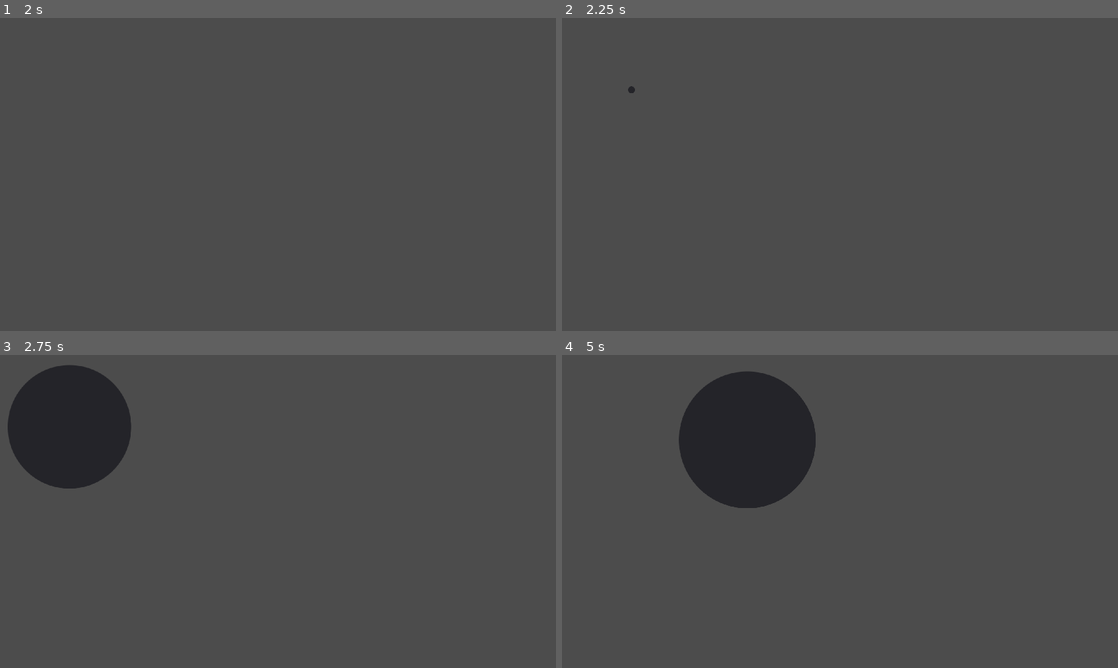
Above: before the commit, frames 1-4 (two rows, left to right).
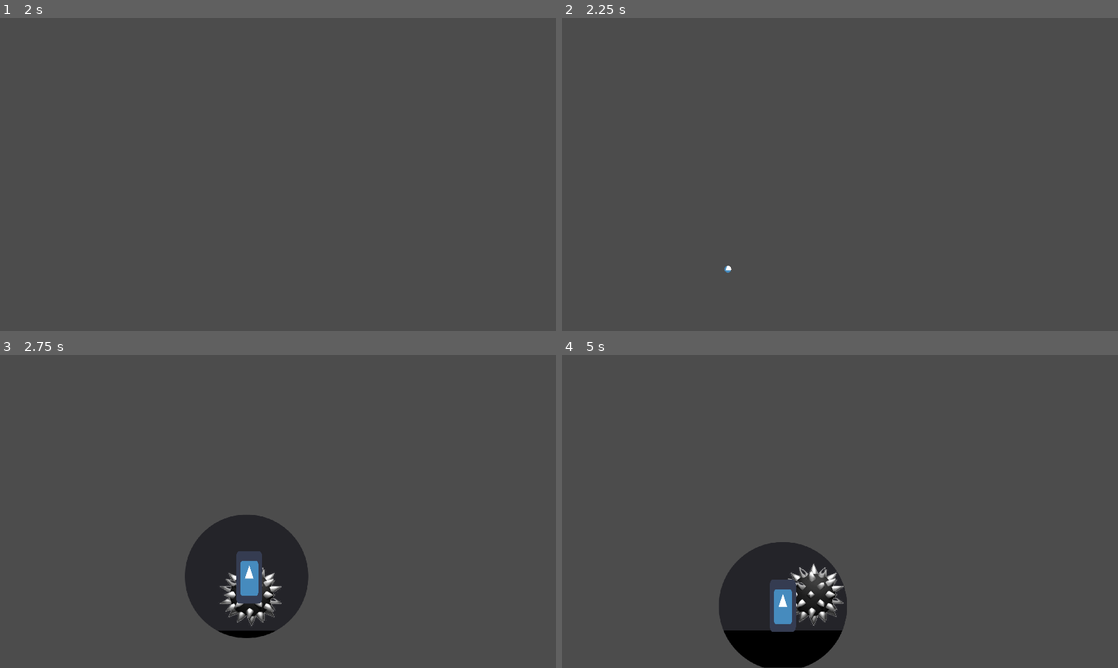
Above: after the commit, the same moments.

Repository: btzr-io/gwj-25
Game: Godot game, scene res://scenes/main_screen.tscn
The game is run twice, just before and just after one commit, with the same random seed, the same clock (stepped at 60 frames per second) and the same inputs. The engine's default icon, where the game draws it, is replaced by a stand-in: a white triangle on a blue panel in a dark square.
Inputs (mouse positions are in pixels of both pictures, inside the frame that each line leads up to):
- Up to frame 1 (2 s): move the mouse to (400, 158) at 0.52 s; hold Right (player_move_right) 0.53-1.25 s; hold Space (player_toggle) 0.53-1.25 s; tap Up (player_jump) at 0.77 s; click "start" at 1.25 s
- Up to frame 2 (2.25 s): move the mouse to (728, 190) at 2.02 s; hold Right (player_move_right) from 2.03 s (still down); tap Space (player_toggle) at 2.1 s
- Up to frame 3 (2.75 s): keep holding Right (player_move_right); tap Up (player_jump) at 2.27 s
- Up to frame 4 (5 s): move the mouse to (895, 442) at 2.77 s; release Right (player_move_right) at 2.78 s; hold Left (player_move_left) 2.78-3.53 s; hold Space (player_toggle) 2.78-3.53 s; move the mouse to (812, 574) at 3.52 s; hold Right (player_move_right) from 3.53 s (still down); tap Space (player_toggle) at 3.6 s; tap Up (player_jump) at 3.77, 4.52 s; move the mouse to (1006, 558) at 4.27 s; hold Space (player_toggle) from 4.28 s (still down)

Frame 1 is identical in both runs. In frame 2, less than 0.1% of the frame differs, in the area x 11-31%, y 21-82%; in frame 3, 13%; in frame 4, 15%, in the area x 21-52%, y 5-100%.

Commit message:
inital aura implementation

Diff:
--- a/scenes/aura.tscn
+++ b/scenes/aura.tscn
@@ -1,8 +1,7 @@
-[gd_scene load_steps=4 format=2]
+[gd_scene load_steps=3 format=2]
 
 [ext_resource path="res://addons/sprite_mask/SpriteMask.gd" type="Script" id=1]
 [ext_resource path="res://scripts/aura.gd" type="Script" id=2]
-[ext_resource path="res://addons/sprite_mask/DefaultMask.png" type="Texture" id=3]
 
 [node name="Aura" type="Node"]
 script = ExtResource( 2 )
@@ -11,10 +10,4 @@
 
 [node name="SpriteMask" type="Node2D" parent="."]
 script = ExtResource( 1 )
-mask_texture = ExtResource( 3 )
 size = Vector2( 1920, 1080 )
-mask_position = Vector2( 0, 0 )
-mask_scale = 1.0
-follow_mouse = true
-show_trail = false
-layers_to_show = 1
--- a/scenes/player.tscn
+++ b/scenes/player.tscn
@@ -93,16 +93,6 @@
 "name": "dead",
 "speed": 15.0
 }, {
-"frames": [ ExtResource( 76 ), ExtResource( 43 ), ExtResource( 67 ), ExtResource( 55 ), ExtResource( 58 ), ExtResource( 35 ), ExtResource( 46 ), ExtResource( 60 ), ExtResource( 44 ), ExtResource( 56 ), ExtResource( 61 ), ExtResource( 38 ), ExtResource( 47 ), ExtResource( 75 ), ExtResource( 69 ) ],
-"loop": false,
-"name": "jump",
-"speed": 15.0
-}, {
-"frames": [ ExtResource( 26 ), ExtResource( 27 ), ExtResource( 12 ), ExtResource( 28 ), ExtResource( 6 ), ExtResource( 7 ), ExtResource( 8 ), ExtResource( 14 ), ExtResource( 9 ), ExtResource( 13 ), ExtResource( 15 ), ExtResource( 16 ), ExtResource( 73 ), ExtResource( 42 ), ExtResource( 37 ) ],
-"loop": true,
-"name": "walk",
-"speed": 15.0
-}, {
 "frames": [ ExtResource( 77 ) ],
 "loop": true,
 "name": "untail_we_get__anim",
@@ -111,6 +101,16 @@
 "frames": [ ExtResource( 40 ), ExtResource( 33 ), ExtResource( 59 ), ExtResource( 74 ), ExtResource( 68 ), ExtResource( 48 ), ExtResource( 63 ), ExtResource( 45 ), ExtResource( 70 ), ExtResource( 49 ), ExtResource( 57 ), ExtResource( 66 ), ExtResource( 39 ), ExtResource( 72 ), ExtResource( 41 ) ],
 "loop": true,
 "name": "run",
+"speed": 15.0
+}, {
+"frames": [ ExtResource( 26 ), ExtResource( 27 ), ExtResource( 12 ), ExtResource( 28 ), ExtResource( 6 ), ExtResource( 7 ), ExtResource( 8 ), ExtResource( 14 ), ExtResource( 9 ), ExtResource( 13 ), ExtResource( 15 ), ExtResource( 16 ), ExtResource( 73 ), ExtResource( 42 ), ExtResource( 37 ) ],
+"loop": true,
+"name": "walk",
+"speed": 15.0
+}, {
+"frames": [ ExtResource( 76 ), ExtResource( 43 ), ExtResource( 67 ), ExtResource( 55 ), ExtResource( 58 ), ExtResource( 35 ), ExtResource( 46 ), ExtResource( 60 ), ExtResource( 44 ), ExtResource( 56 ), ExtResource( 61 ), ExtResource( 38 ), ExtResource( 47 ), ExtResource( 75 ), ExtResource( 69 ) ],
+"loop": false,
+"name": "jump",
 "speed": 15.0
 } ]
 
--- a/scenes/world.tscn
+++ b/scenes/world.tscn
@@ -8,13 +8,14 @@
 [ext_resource path="res://scripts/world.gd" type="Script" id=6]
 [ext_resource path="res://scenes/danger_zones/spikes.tscn" type="PackedScene" id=7]
 [ext_resource path="res://scripts/camera.gd" type="Script" id=8]
-[ext_resource path="res://scenes/aura.tscn" type="PackedScene" id=9]
 
 [sub_resource type="RectangleShape2D" id=1]
 extents = Vector2( 971.976, 58.7301 )
 
 [node name="Root" type="Node2D"]
 script = ExtResource( 6 )
+
+[node name="CanvasLayer" type="CanvasLayer" parent="."]
 
 [node name="Dark_world" type="Node2D" parent="."]
 
@@ -59,6 +60,12 @@
 end_point = Vector2( -500, 0 )
 wait_time = 2.0
 
+[node name="Spikes" parent="." instance=ExtResource( 7 )]
+light_mask = 2
+position = Vector2( 865.499, 828.729 )
+collision_layer = 8
+collision_mask = 4
+
 [node name="Player" parent="." instance=ExtResource( 1 )]
 position = Vector2( 502.285, 847.929 )
 
@@ -70,13 +77,3 @@
 smoothing_enabled = true
 smoothing_speed = 4.0
 script = ExtResource( 8 )
-
-[node name="Spikes" parent="." instance=ExtResource( 7 )]
-light_mask = 2
-position = Vector2( 865.499, 828.729 )
-collision_layer = 8
-collision_mask = 4
-
-[node name="CanvasLayer" type="CanvasLayer" parent="."]
-
-[node name="Aura" parent="CanvasLayer" instance=ExtResource( 9 )]
--- a/scripts/aura.gd
+++ b/scripts/aura.gd
@@ -7,6 +7,7 @@
 
 export var active = false
 export var aura_scale = 1.0
+export var follow_mouse = false
 
 # Called when the node enters the scene tree for the first time.
 func _ready():
@@ -15,12 +16,8 @@
 	else:
 	   $SpriteMask.mask_scale = 0.0
 
-# Called every frame. 'delta' is the elapsed time since the previous frame.
-func _process(delta):
-	if Input.is_action_just_pressed("player_toggle"):
-		show()
-	if Input.is_action_just_released("player_toggle"):
-		hide()
+	$SpriteMask.follow_mouse = follow_mouse
+
 
 func show():
 	active = true
@@ -31,7 +28,7 @@
 		$Tween.start()
 
 func update_mask_position(target_position):
-	$SpriteMask.mask_position = Vector2.ZERO
+	$SpriteMask.mask_position = target_position
 
 
 func hide():
--- a/scripts/autoload/game_manager.gd
+++ b/scripts/autoload/game_manager.gd
@@ -1,9 +1,11 @@
 extends Node
 
 var current_level = null
-
+var current_scene = null
+var canvas_layer = null
 # Called when the node enters the scene tree for the first time.
 func _ready():
+	init_level()
 	pass # Replace with function body.
 
 func load_level(level):
@@ -11,3 +13,16 @@
 
 func exit():
 	get_tree().quit()
+
+
+func init_level():
+	current_scene = get_tree().current_scene
+
+	if current_scene:
+		canvas_layer = current_scene.get_node_or_null('CanvasLayer')
+		print_debug(canvas_layer)
+
+
+func find_canvas_layer():
+	init_level()
+	return canvas_layer
--- a/scripts/player.gd
+++ b/scripts/player.gd
@@ -8,6 +8,7 @@
 const ACCELERATION = 150
 const MAX_SPEED = 600
 const JUMP_HEIGHT = -900
+const AURA = preload("res://scenes/aura.tscn")
 
 const COLLISION_LAYER = {
 	# Layers: 4
@@ -24,12 +25,15 @@
 }
 
 #VARIABLES
+var aura = null
+var state = "light"
 var friction = false
 var motion = Vector2()
 var jump_count = 1
 var jumped = false
 
-var state = "light"
+func _ready():
+	create_aura()
 
 # Toggle dark / light mode
 func _process(delta):
@@ -43,13 +47,22 @@
 	state = "dark"
 	update_collisions(state)
 	$Sprite.modulate = Color(1, 0, 0)
+	aura.show()
 	# Show mask effect and change sprites....
 
 func light_mode():
 	state = "light"
 	update_collisions(state)
 	$Sprite.modulate = Color(1, 1, 1)
+	aura.hide()
 	# Hide mask effect and change sprites....
+
+func create_aura():
+	aura = AURA.instance()
+	print_debug(GM.canvas_layer)
+	var canvas_layer = GM.find_canvas_layer()
+	if canvas_layer != null:
+		canvas_layer.call_deferred("add_child", aura)
 
 func update_collisions(mode):
 	if mode == "light" or mode =="dark":
@@ -59,6 +72,8 @@
 #MOVEMENTS FUNCTION
 func _physics_process(delta):
 	motion.y += GRAVITY
+
+	aura.update_mask_position(position)
 
 	if state != "dead" and state != "sleep":
 		movement()
@@ -108,12 +123,14 @@
 		friction = true
 
 func respawn(new_position):
+	position = new_position
 	light_mode()
-	position = new_position
 
 func die():
+	light_mode()
 	state = "dead"
 	#$Sprite.play("dead")
+
 	$Camera2D.add_trauma(0.8)
 	emit_signal("player_die")
 	pass
--- a/scripts/world.gd
+++ b/scripts/world.gd
@@ -3,14 +3,13 @@
 var playerHasKey: bool = false
 var playerInitialPosition: Vector2
 
-
 func _ready():
+	GM.init_level()
 	$Key.connect("body_entered", self, "_on_key_body_entered")
 	$Portal.connect("body_entered", self, "_on_portal_body_entered")
 	$Player.connect("player_die", self, "_on_player_die")
+	playerInitialPosition = $Player.position
 
-	playerInitialPosition = $Player.position
-	pass
 
 func _on_key_body_entered(body):
 	if body == $Player:
Not shown: 1 places in scenes/world.tscn that only renumber resources
